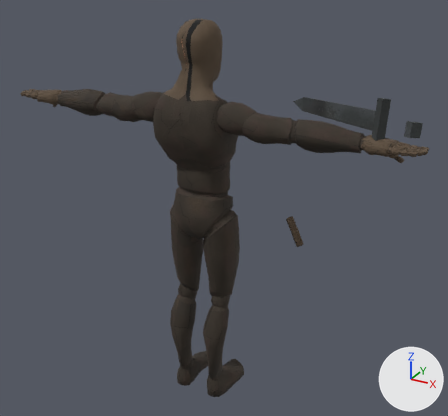
The glTF model models/hero.glb as it was, and as the next commit left it.
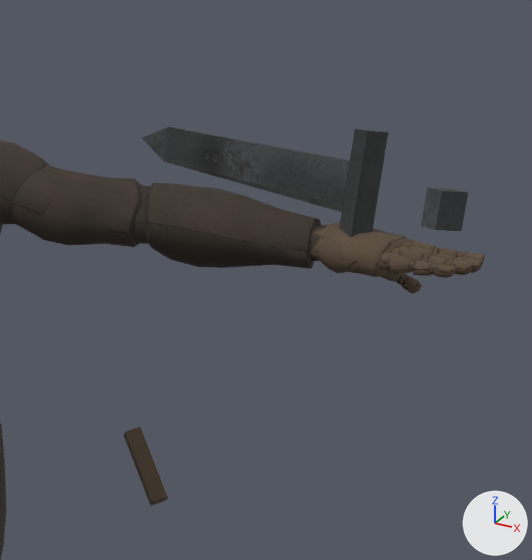
Each version is shown whole from a 50 mm camera at (1.35, -2.25, 2.13) aimed at (0.04, 0.14, 0.93), then close up on the part from 53% to 100% of the width and 11% to 65% of the height. The axes (+X, +Y, +Z) are drawn at lower right. The lights are the same throughout. The first two pictures are the older version. Where no turn or scale is listed for an object, it has been applied to the vertices. Vertices at exactly the same position are counted once.

In view in the first close-up: 'Mannequin'.
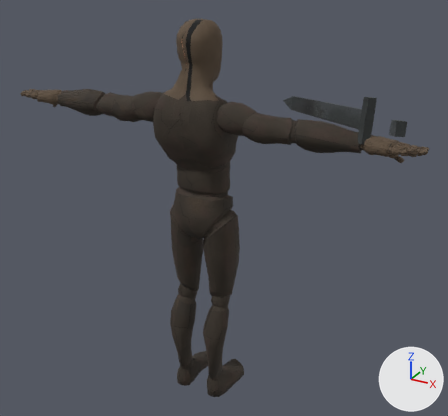
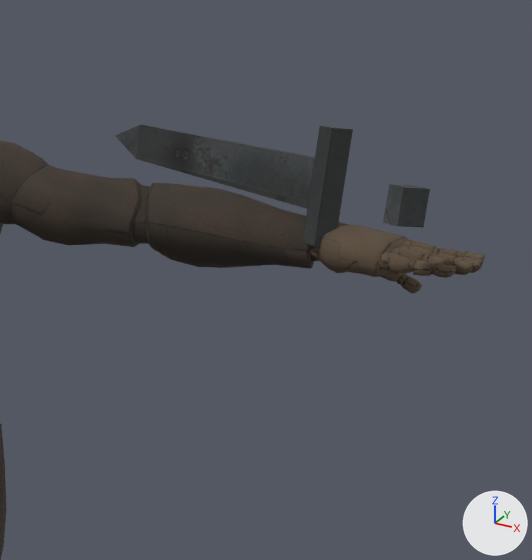
The change, as a list of edits to the scene's bpy script:
```text
Change me_mannequin:
    used by ob_mannequin; location = (0.001, 0.0, -0.014)
    remove me_mannequin.from_pydata(...)  # 7027 vertices, 13794 faces; spans x -0.97..0.97, y -0.19..0.4, z 0.0..1.83
    add me_mannequin.from_pydata(...)  # 7019 vertices, 13782 faces; spans x -0.97..0.97, y -0.2..0.34, z 0.0..1.83
    me_mannequin part 1: the loose piece of 8 vertices spanning x 0.91..0.96, y -0.19..-0.13, z 1.51..1.57 is copied, and the copy is moved by (-0.05, -0.01, 0.0); it spans x 0.86..0.91, y -0.2..-0.14, z 1.51..1.57
    me_mannequin part 2: the loose piece of 9 vertices spanning x 0.28..0.78, y -0.06..0.35, z 1.43..1.55 is deleted
    me_mannequin part 3: the loose piece of 8 vertices spanning x 0.26..0.38, y 0.31..0.4, z 0.72..0.87 is deleted
    me_mannequin part 4
    1 vertex is removed from x 0.96, y -0.15, z 1.56
    10 faces are deleted
    14 vertices move from x 0.77..0.96, y -0.19..-0.01, z 1.43..1.61 to x 0.31..0.76, y -0.1..0.29, z 1.43..1.61
    2 vertices are added at (0.31, 0.27, 1.49), (0.23, 0.34, 1.45)
    12 new faces join them
    me_mannequin part 5: 14 kept faces spanning x 0.31..0.76, y -0.1..0.29, z 1.43..1.61 get new texture (UV) coordinates
```

Pixel boxes [x1, y1, x2, y2] of what changed, in the close-ups (532 x 560 px; the box of a moved part takes in the faces that stretch with it):
'Mannequin', reshaped
    before: [0, 127, 485, 560]
    after: [0, 125, 485, 560]
part 1 of me_mannequin, added
    after: [383, 184, 430, 227]
part 2 of me_mannequin, deleted
    before: [142, 127, 350, 212]
part 3 of me_mannequin, deleted (brown)
    before: [124, 427, 168, 506]
part 4 of me_mannequin, moved or reshaped
    before: [339, 129, 468, 237]
    after: [115, 125, 353, 246]
part 5 of me_mannequin, surface changed
    before: [351, 130, 451, 237]
    after: [175, 126, 337, 246]
